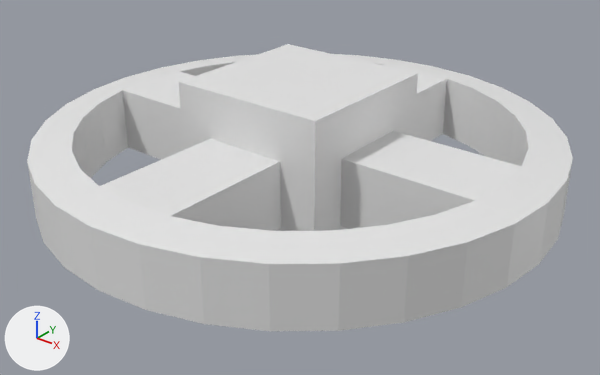
An edit to the glTF model meshes/space_station.glb, drawn before and after from the same camera.
Before and after are seen from a camera (50 mm lens) standing at (2.19, -2.74, 1.53) and looking at (0.04, -0.05, -0.13). Arrows for +X, +Y and +Z are at lower left; the lights stay in place. Where no turn or scale is listed for an object, it has been applied to the vertices. Vertices at the same position are counted once.
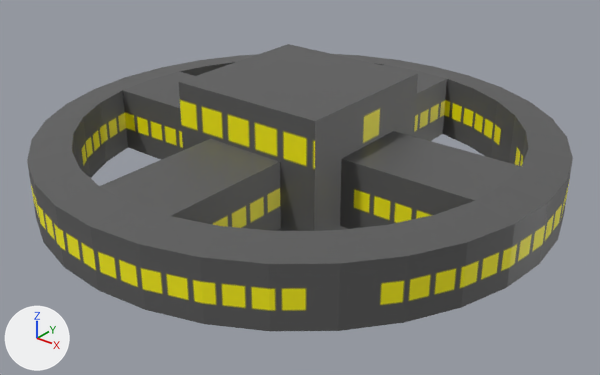
What differs and where, as boxes (x1, y1, x2, y2) in the pictures (600 x 375 px):
'Cylinder', recoloured, surface changed (white to grey): (27, 54, 573, 331) in both
'Cube', recoloured (white to grey): (179, 44, 418, 231) in both

The change, as a list of edits to the scene's bpy script:
```text
Add img_station_windows:
    img_station_windows = load_image('station_windows', '_unpacked/station_windows', 256, 256, 'sRGB')
Add mat_stationmaterial:
    mat_stationmaterial = principled_material('StationMaterial')
    mat_stationmaterial.texture = img_station_windows
Change me_cylinder:
    where me_cylinder.from_pydata(...)  # 152 vertices, 304 faces; spans x -1.18..1.18, y -1.18..1.18, z -0.16..0.16
    used by ob_cylinder; location = (0.0, 0.0, 0.0)
    me_cylinder part 1: texture (UV) coordinates of 304 of 304 faces, centred in x -1.17..1.17, y -1.17..1.17, z -0.16..0.16, changed; they spanned u 0.0..1.0, v 0.5..1.0 and now span u -1.51..2.49, v 0.37..0.53
    add me_cylinder.materials.append(mat_stationmaterial)  # picture img_station_windows
Change me_cube_001:
    where me_cube_001.from_pydata(...)  # 8 vertices, 12 faces; spans x -0.374..0.374, y -0.374..0.374, z -0.374..0.374
    add me_cube_001.materials.append(mat_stationmaterial)  # picture img_station_windows
```
